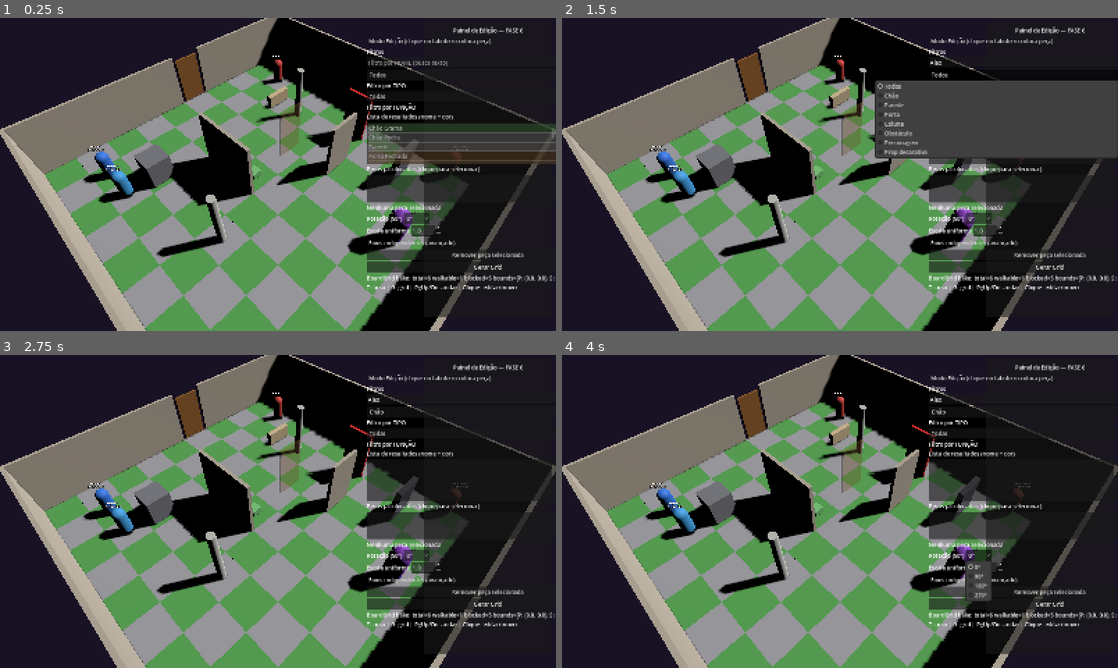
Above: before the commit, frames 1-4 (two rows, left to right).
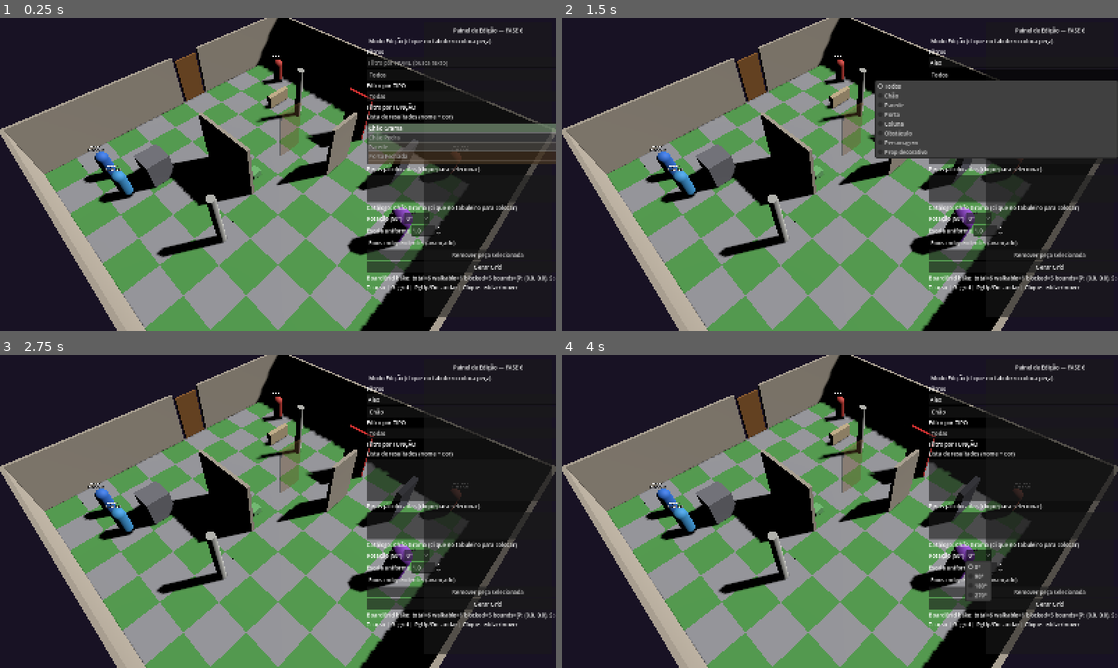
Above: after the commit, the same moments.

Repository: FalconiRod/Little-Sword
Game: Godot game, scene res://src/scenes/main.tscn
Two runs of this game, one before a commit and one after it. Both use one fixed random seed, a clock stepped at 60 frames per second and the inputs below.
Inputs (mouse positions are in pixels of both pictures, inside the frame that each line leads up to):
- Up to frame 1 (0.25 s): no input
- Up to frame 2 (1.5 s): click (1051, 61) at 0.52 s; type "Alex" at 0.6 s; click "Todos" at 1.25 s
- Up to frame 3 (2.75 s): click "Todas" at 2 s
- Up to frame 4 (4 s): click "Chão" at 2.75 s; click "0°" at 3.5 s

The runs differ from the first frame. In frame 1, 1.2% of the frame differs, in the area x 66-100%, y 6-62%; in frame 2, 0.3%; in frame 3, 0.3%; in frame 4, 0.3%.

Commit message:
fix editor: modo edicao default true + auto-seleciona primeiro filtrado + CD preload + log handle_board_click

Diff:
--- a/src/editor/map_editor.gd
+++ b/src/editor/map_editor.gd
@@ -31,6 +31,7 @@
 var _selected_catalog: int = -1
 var _selected_placed: int = -1
 
+const CD = preload("res://src/resources/character_definition.gd")
 const TYPES: Array[String] = ["Todos", "Chão", "Parede", "Porta", "Coluna", "Obstáculo", "Personagem", "Prop decorativo"]
 const FUNCS: Array[String] = ["Todas", "Bloqueia movimento", "Bloqueia visão", "Elevação", "Decorativo", "Spawn de personagem"]
 
@@ -114,7 +115,8 @@
 	# — Modo edição toggle
 	_chk_edit_mode = CheckButton.new()
 	_chk_edit_mode.text = "Modo Edição (clique no tabuleiro coloca peça)"
-	_chk_edit_mode.button_pressed = false
+	_chk_edit_mode.button_pressed = true
+	_chk_edit_mode.toggled.connect(func(pressed: bool) -> void: print("[MapEditor] modo edicao ", pressed))
 	vbox.add_child(_chk_edit_mode)
 	# — Filtros
 	var lbl_f: Label = Label.new()
@@ -250,6 +252,9 @@
 		var col: Color = e["color"] as Color
 		_list_results.set_item_custom_bg_color(idx, Color(col.r, col.g, col.b, 0.25))
 		_list_results.set_item_tooltip(idx, "%s | %s | %s" % [e["name"], e["type"], ", ".join(e["funcs"])])
+	if _filtered.size() > 0 and _selected_catalog == -1:
+		_list_results.select(0)
+		_on_result_selected(0)
 
 func _refresh_placed_list() -> void:
 	if _list_placed == null:
@@ -374,6 +379,7 @@
 
 # — API para Main chamar ao clicar no tabuleiro
 func handle_board_click(cell: Vector3i) -> bool:
+	print("[MapEditor] handle_board_click ", cell, " modo=", _chk_edit_mode.button_pressed if _chk_edit_mode else false, " catalog=", _selected_catalog)
 	if _chk_edit_mode == null or not _chk_edit_mode.button_pressed:
 		return false
 	# se tem peça selecionada na lista de colocadas e clicou em outro lugar? Não move, só coloca nova ou seleciona
@@ -440,17 +446,16 @@
 			node.set("definition", def)
 			node.set("cell", cell)
 		"Personagem":
-			var CD: GDScript = load("res://src/resources/character_definition.gd") as GDScript
 			var char_key: String = entry.get("char", "cavaleiro") as String
 			var def2: Resource = null
 			match char_key:
-				"cavaleiro": def2 = CD.call("create_cavaleiro") as Resource
-				"maga": def2 = CD.call("create_maga") as Resource
-				"druida": def2 = CD.call("create_druida") as Resource
-				"goblin_guerreiro": def2 = CD.call("create_goblin_guerreiro") as Resource
-				"goblin_arqueiro": def2 = CD.call("create_goblin_arqueiro") as Resource
-				"boss": def2 = CD.call("create_boss") as Resource
-				_: def2 = CD.call("create_cavaleiro") as Resource
+				"cavaleiro": def2 = CD.create_cavaleiro()
+				"maga": def2 = CD.create_maga()
+				"druida": def2 = CD.create_druida()
+				"goblin_guerreiro": def2 = CD.create_goblin_guerreiro()
+				"goblin_arqueiro": def2 = CD.create_goblin_arqueiro()
+				"boss": def2 = CD.create_boss()
+				_: def2 = CD.create_cavaleiro()
 			node.set("definition", def2)
 			node.set("grid_pos", cell)
 		_:
